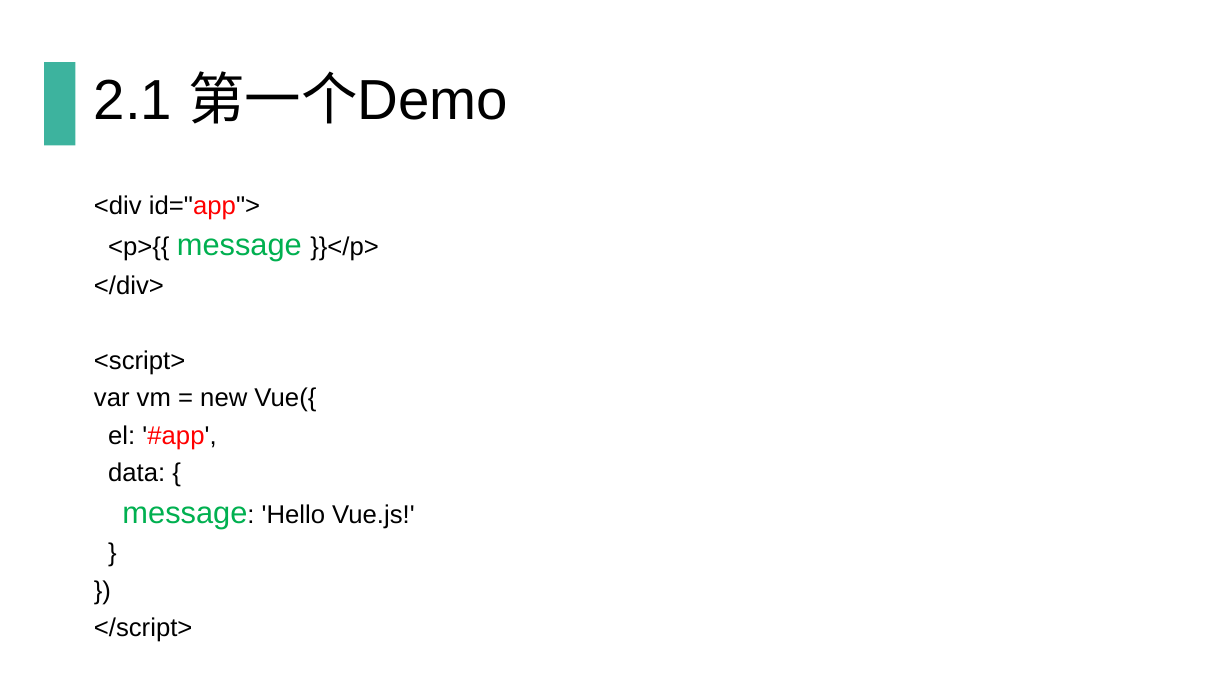
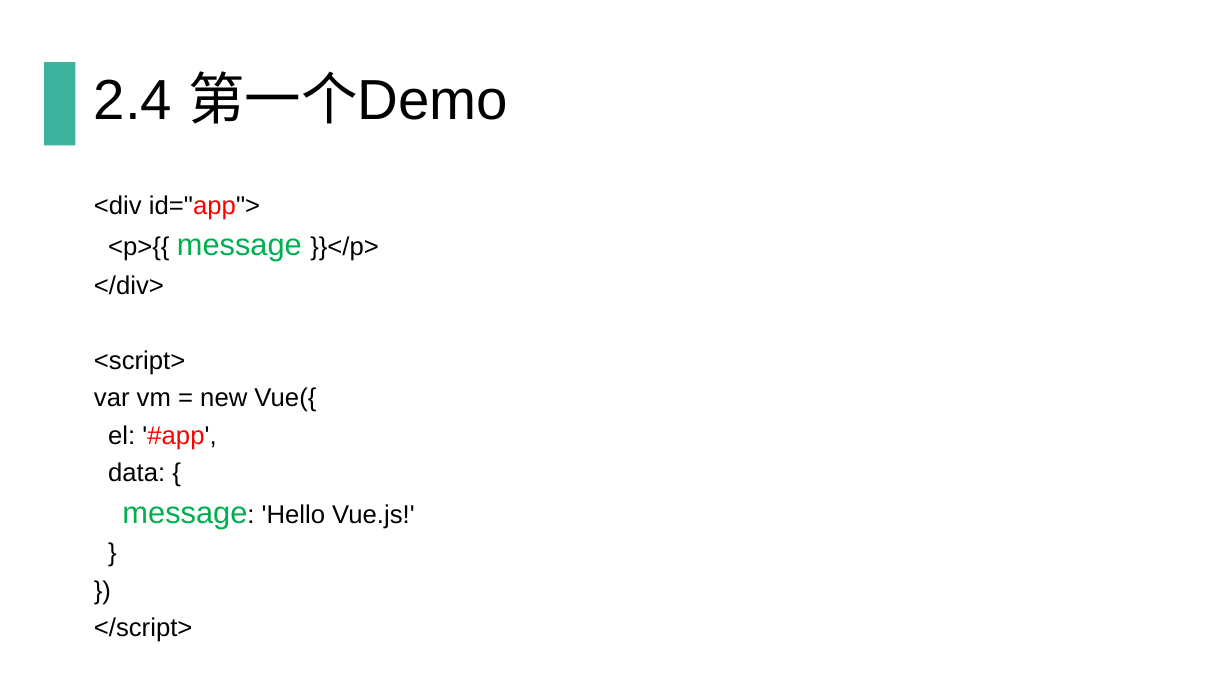
Before and after one commit to qinting513/nodejs_Vue3, a slide deck: slide 12 of Vue.js培训.pptx (slide 6 before the commit). Drawn at 1232x693 pixels with LibreOffice and Linux fonts; fonts in the diff are those of the drawing. Boxes give left, top, right and bottom in pixels: in the first picture for what was removed or moved away, otherwise in the second. Text is boxed around its words. In the diff, an @@ line names an element or a change of style, - is before the commit and + after.

```diff
--- a/Vue.js培训.pptx
+++ b/Vue.js培训.pptx
@@ title at (94,71,508,124): text changed @@
-2.1 第一个Demo
+2.4 第一个Demo
```
Also in this commit, not shown: 5 other slides changed, 7 slides added, 4 slides removed, 1 other file.
